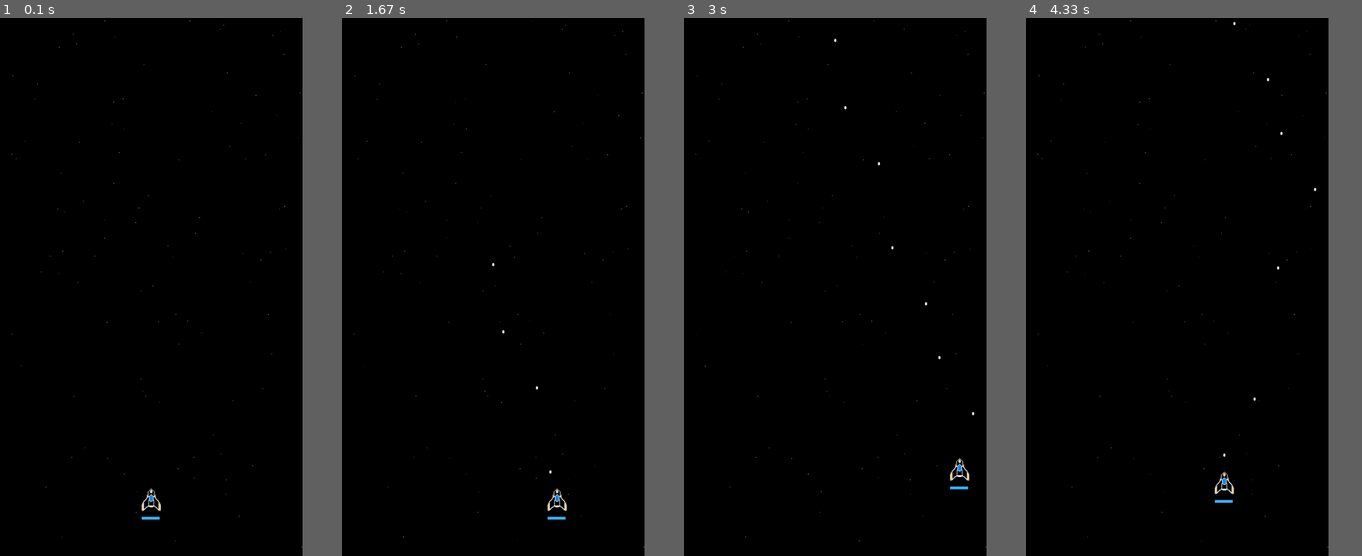
Above: before the commit, frames 1-4 (left to right).
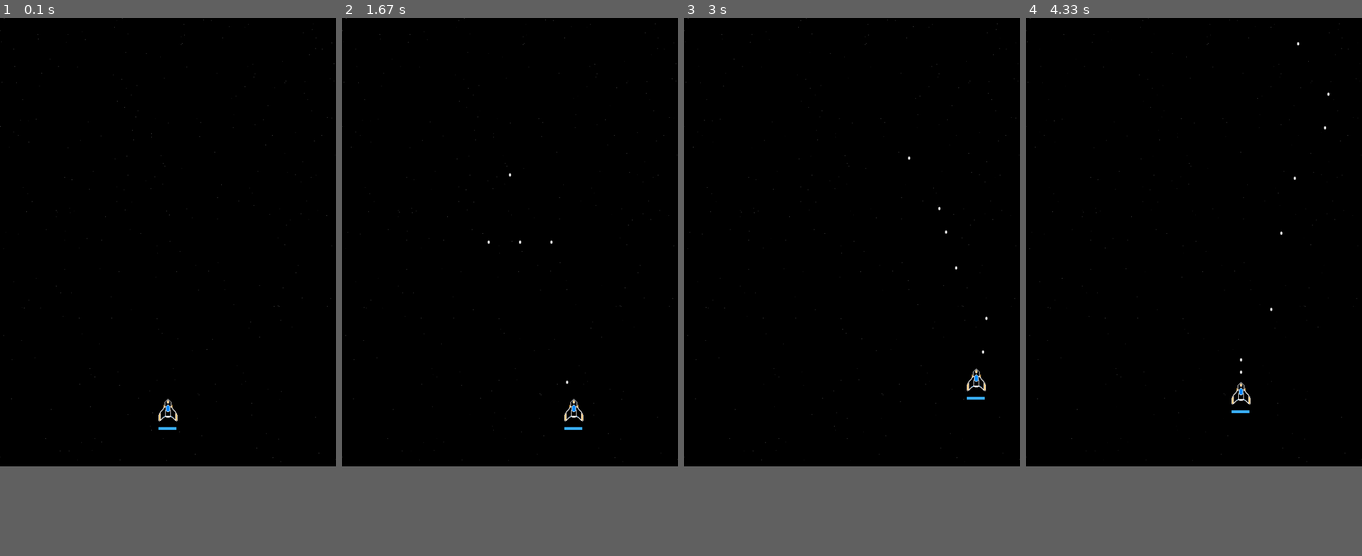
Above: after the commit, the same moments.

Repository: muinicomuiser/pygame_sandbox
Game: pygame game, started from proyectos/03_space_invaders/main.py
Same seed, same stepped clock (60 frames per second), same inputs: the game is played once before the commit and once after it.
Inputs:
- Up to frame 1 (0.1 s): no input
- Up to frame 2 (1.67 s): tap Space at 0.33, 0.73, 1.03, 1.57 s; hold 2 0.67-1.13 s; hold Right 0.67-1.13 s; tap 1 at 1.17 s; hold Right from 1.5 s (still down)
- Up to frame 3 (3 s): tap Space at 1.87, 2.07, 2.4, 2.7, 2.9 s; release Right at 1.97 s; hold Up 2-2.3 s; hold Right 2.33-2.8 s; hold Left from 2.83 s (still down)
- Up to frame 4 (4.33 s): tap Space at 3.2, 3.47, 3.8, 4.1, 4.23 s; release Left at 3.37 s; hold Down 3.4-3.7 s; hold Left 3.73-4.13 s; hold Up from 4.17 s (still down)
The window is 506x900 before the commit and 562x750 after it. Grey fills any space a smaller window leaves; there, only what the larger window draws over its background counts as a difference.

The runs differ from the first frame. In frame 1, 0.4% of the frame differs, in the area x 0-100%, y 0-99%; in frame 2, 0.4%; in frame 3, 0.4%; in frame 4, 0.4%.

Commit message:
Space Invaders - Armas y refactor

Diff:
--- a/proyectos/03_space_invaders/main.py
+++ b/proyectos/03_space_invaders/main.py
@@ -4,7 +4,8 @@
 from modules.game import Game
 from modules.config import load_config
 from modules.recorder.recorder import Recorder
-if __name__ == "__main__":
+
+def main():
     logging.basicConfig(level=logging.INFO, format="%(levelname)s: %(message)s")
 
     parser = argparse.ArgumentParser(
@@ -26,3 +27,6 @@
     game = Game(config, recorder) # Graba solo si recorder es distinto a None
 
     game.run()
+
+if __name__ == "__main__":
+    main()
--- a/proyectos/03_space_invaders/modules/config.py
+++ b/proyectos/03_space_invaders/modules/config.py
@@ -22,7 +22,7 @@
     """Proporción: 3:4"""
 
     SQUARE_1080 = (1080, 1080)
-    SQUARE_720 = (1080, 1080)
+    SQUARE_720 = (720, 720)
 
     SD = (640, 480)  # 4:3
     """Proporción: 4:3"""
@@ -61,17 +61,20 @@
     """Proporción: 3:4"""
 
 
-
 class Config:
-    WIDTH, HEIGHT = SCREEN_SIZES.QHD_VERT
-    FPS: int = 30
-    BACKGROUND_COLOR: tuple = COLORS.NEGRO
-    GRID_COLOR: tuple = COLORS.NEGRO
-    FONT_COLOR: tuple = COLORS.CIAN
-    FONT_SIZE: int = 12
-    PROJECT_ROOT = Path(sys.argv[0]).resolve().parent
-    IMG_DIR = PROJECT_ROOT / "img"
-    CAPTURAS_DIR = PROJECT_ROOT / "capturas"
+        WIDTH, HEIGHT = SCREEN_SIZES.SVGA_VERT
+        FPS: int = 30
+        BACKGROUND_COLOR: tuple = COLORS.NEGRO
+        GRID_COLOR: tuple = COLORS.NEGRO
+        FONT_COLOR: tuple = COLORS.CIAN
+        FONT_SIZE: int = 12
+        PROJECT_ROOT = Path(sys.argv[0]).resolve().parent
+        IMG_DIR = PROJECT_ROOT / "img"
+        CAPTURAS_DIR = PROJECT_ROOT / "capturas"
+        ASSETS_LIST = {
+            ("spaceship_base", "nave v3.png"),
+            ("bullet_base", "bullet.png"),
+        }
 
 def load_config(args=None):
     config = Config()
--- a/proyectos/03_space_invaders/modules/game.py
+++ b/proyectos/03_space_invaders/modules/game.py
@@ -16,14 +16,16 @@
         self.playing = True
         pygame.display.set_caption("Space Invaders")
         self.fps = self.config.FPS
-        self.spaceship = Spaceship(self.config.WIDTH // 2, self.config.HEIGHT - 100, config.IMG_DIR)
         self.spaceship_group = pygame.sprite.Group()
         self.bullet_group = pygame.sprite.Group()
         self.time = 0
         self.recorder: Recorder = recorder
-        self.stars = np.zeros((100, 4))
+        self.stars = np.zeros((300, 4))
         self._create_stars()
-        self.stars_velocity = 4
+        # self.stars_velocity = 4
+
+        self.assets = self._init_assets()
+        self.spaceship = Spaceship(self.config.WIDTH // 2, self.config.HEIGHT - 100, self.assets, (self.config.WIDTH, self.config.HEIGHT))
 
     def run(self):
         self.spaceship_group.add(self.spaceship)
@@ -31,29 +33,35 @@
             self.recorder.init_record(self.screen.get_size())
         while self.running:
             self.clock.tick(self.fps)
+            self.time += 1
             # Events
             for event in pygame.event.get():
                 if event.type == pygame.QUIT:
                     self.running = False
             key = pygame.key.get_pressed()
-            if key[pygame.K_LEFT] and self.spaceship.rect.left - self.spaceship.speed > 0:
+            if key[pygame.K_LEFT]:
                 self.spaceship.move_left()
-            if key[pygame.K_RIGHT] and self.spaceship.rect.right + self.spaceship.speed < self.config.WIDTH:
+            if key[pygame.K_RIGHT]:
                 self.spaceship.move_right()
-            if key[pygame.K_UP] and self.spaceship.rect.top - self.spaceship.speed > 0:
+            if key[pygame.K_UP]:
                 self.spaceship.move_up()
-            if key[pygame.K_DOWN] and self.spaceship.rect.bottom + self.spaceship.speed < self.config.HEIGHT:
+            if key[pygame.K_DOWN]:
                 self.spaceship.move_down()
             if key[pygame.K_SPACE]:
-                new_bullet = self.spaceship.fire()
-                if new_bullet:
-                    self.bullet_group.add(new_bullet)
+                bullets = self.spaceship.fire()
+                if bullets:
+                    self.bullet_group.add(bullets)
+            if key[pygame.K_1]:
+                self.spaceship.set_weapon(1)
+            if key[pygame.K_2]:
+                self.spaceship.set_weapon(2)
 
             # Update
             self.bullet_group.update()
             # Draw
 
             self.screen.fill((0, 0, 0))
+            self._draw_stars()
 
             self.spaceship_group.draw(self.screen)
             self.bullet_group.draw(self.screen)
@@ -61,9 +69,8 @@
 
             bar_rect, bar_color = self.spaceship.get_health_bar()
             pygame.draw.rect(self.screen, rect=bar_rect, color=bar_color)
-            self.time += 1
-            self._draw_stars()
             pygame.display.update()
+
             if self.recorder:
                 self.recorder.record_frame(self._image_frame())
         if self.recorder:
@@ -78,24 +85,28 @@
 
     def _draw_stars(self):
         for star in self.stars:
-            # star[1] += star[2]
             if star[1] > self.config.HEIGHT:
                 star[1] = 0
                 star[0] = random.randint(0, self.config.WIDTH)
-            if star[3] > 80 or star[3] < 20:
+            if star[3] > 120 or star[3] < 20:
                 star[2] *= -1
             star[3] += star[2]
 
             val = star[3]
             color = (val, val, val)
 
-            pygame.draw.circle(self.screen, color, (star[0], star[1]), 1)
+            # pygame.draw.circle(self.screen, color, (star[0], star[1]), 1)
+            pygame.draw.rect(self.screen, color, (star[0], star[1], 1, 1))
 
     def _create_stars(self):
         for star in self.stars:
             star[0] = random.randint(0, self.config.WIDTH)
             star[1] = random.randint(0, self.config.HEIGHT)
-            # star[2] = random.randint(18, 20) / 3 # Velocidad
-            # star[2] = random.randint(24, 26) / 3 # Velocidad
-            star[2] = random.randint(3, 5) # Velocidad
-            star[3] = random.randint(20, 80) # Brillo
+            star[2] = random.randint(3, 6) # Pasos de variación de brillo
+            star[3] = random.randint(20, 120) # Brillo inicial
+
+    def _init_assets(self):
+        assets = {}
+        for name, file_name in self.config.ASSETS_LIST:
+            assets[name] = pygame.image.load(self.config.IMG_DIR / file_name).convert_alpha()
+        return assets
--- a/proyectos/03_space_invaders/modules/spaceship.py
+++ b/proyectos/03_space_invaders/modules/spaceship.py
@@ -1,32 +1,41 @@
 import pygame
 
+
 class Spaceship(pygame.sprite.Sprite):
-    def __init__(self, x, y, img_dir):
+    def __init__(self, x, y, images: dict[str, pygame.Surface], world_shape):
         pygame.sprite.Sprite.__init__(self)
-        self.image = pygame.image.load(img_dir / "nave v3.png").convert_alpha() # convert_alpha para preservar transparencia de png
-        self.bullet_image = pygame.image.load(img_dir / "bullet.png").convert_alpha()
+        self.image = images["spaceship_base"]
+        self.bullet_image = images["bullet_base"]
         self.rect = self.image.get_rect()
         self.rect.center = [x, y]
         self.speed = 6
         self.start_health = 4
         self.health = self.start_health
         self.last_shot = pygame.time.get_ticks()
-        self.cooldown = 300
+        self.cooldown = 100
+        self.world_shape = world_shape
+        self.weapon_id = 1
+        self.weapons_list = {1, 2}
+        self.set_weapon(1)
 
     def get_x(self):
         return self.rect.x
 
     def move_left(self):
-        self.rect.x -= self.speed
+        if self.rect.left - self.speed > 0:
+            self.rect.x -= self.speed
 
     def move_right(self):
-        self.rect.x += self.speed
+        if self.rect.right + self.speed < self.world_shape[0]:
+            self.rect.x += self.speed
 
     def move_up(self):
-        self.rect.y -= self.speed
+        if self.rect.top - self.speed > 0:
+            self.rect.y -= self.speed
 
     def move_down(self):
-        self.rect.y += self.speed
+        if self.rect.bottom + self.speed < self.world_shape[1]:
+            self.rect.y += self.speed
 
     def get_health_bar(self):
         x, y = self.rect.bottomleft
@@ -37,31 +46,58 @@
 
     def fire(self):
         time = pygame.time.get_ticks()
+        limit_x, limit_y = self.world_shape
+        x, y = self.rect.centerx, self.rect.top
+        if time - self.last_shot < self.cooldown:
+            return None
+        self.last_shot = time
+        match(self.weapon_id):
+            case 1:
+                bullet = Bullet(x, y, self.bullet_image)
+                return {bullet}
+            case 2:
+                bullet = Bullet(x, y, self.bullet_image, limit_x=limit_x)
+                bullet2 = Bullet(x, y, self.bullet_image, limit_x=limit_x)
+                bullet2.velocity_x = 2
+                bullet3 = Bullet(x, y, self.bullet_image, limit_x=limit_x)
+                bullet3.velocity_x = -2
+                return {bullet, bullet2, bullet3}
 
-        if time - self.last_shot > self.cooldown:
-            bullet = Bullet(self.rect.centerx, self.rect.top, self.bullet_image)
-            self.last_shot = time
-            return bullet
-
+    def set_weapon(self, id: int):
+        if id in self.weapons_list and self.weapon_id != id:
+            self.weapon_id = id
+        match(self.weapon_id):
+            case 1:
+                self.cooldown = 100
+            case 2:
+                self.cooldown = 400
 
 class Bullet(pygame.sprite.Sprite):
-    def __init__(self, x, y, img: pygame.Surface, limit_y = 0):
+    def __init__(self, x, y, img: pygame.Surface, limit_y = 0, limit_x = 0):
         pygame.sprite.Sprite.__init__(self)
-        self.width = 4
-        self.heigth = 12
+        # self.width = 4
+        # self.heigth = 12
         self.color = (255, 255, 255)
-        # self.image = pygame.Surface((self.width, self.heigth))
         self.image = img
         self.rect = self.image.get_rect()
         self.rect.center = [x, y]
-        # self.image.fill(self.color)
-        self.velocity = 10
+        self.velocity_y = 10
+        self.velocity_x = 0
         self.limit_y = limit_y
+        self.limit_x = limit_x
 
     def update(self):
-        if self.rect.y > 0:
-            self.rect.y -= self.velocity
-        else:
-            self.kill()
-    def draw(self, screen):
-        pygame.draw.circle(screen, self.color, self.rect.center, 3)
+        if self.velocity_x != 0:
+            new_x = self.rect.x + self.velocity_x
+            if new_x < 0 or new_x > self.limit_x:
+                self.kill()
+            self.rect.x = new_x
+        new_y = self.rect.y - self.velocity_y
+        if new_y < self.limit_y:
+                self.kill()
+        self.rect.y = new_y
+
+    @staticmethod
+    def base_bullet(x, y, image):
+        bullet =  Bullet(x, y, image)
+        return bullet
Not shown, added: proyectos/03_space_invaders/TODO.md
